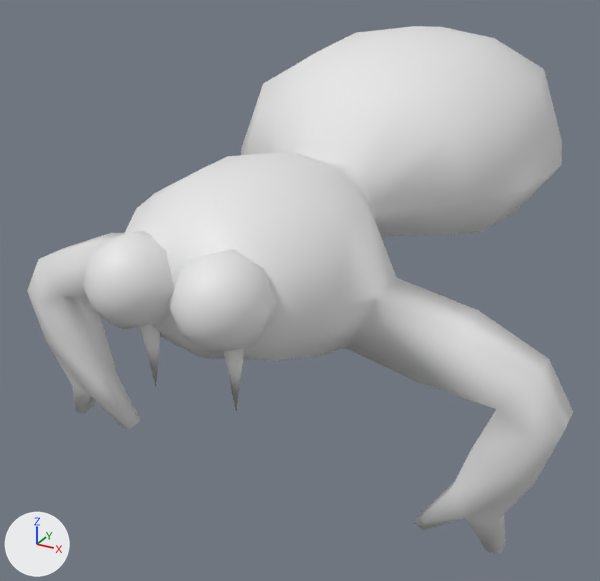
Before and after pictures for a commit that changed the FBX model Assets/Models/Spider.fbx.
Both versions are drawn from a 50 mm lens placed at (0.55, -1.149, 0.761), pointed at (-0.062, -0.037, 0.206). Arrows for +X, +Y and +Z are at lower left; the lights stay in place.

Names of what the first picture shows: 'Spider'.
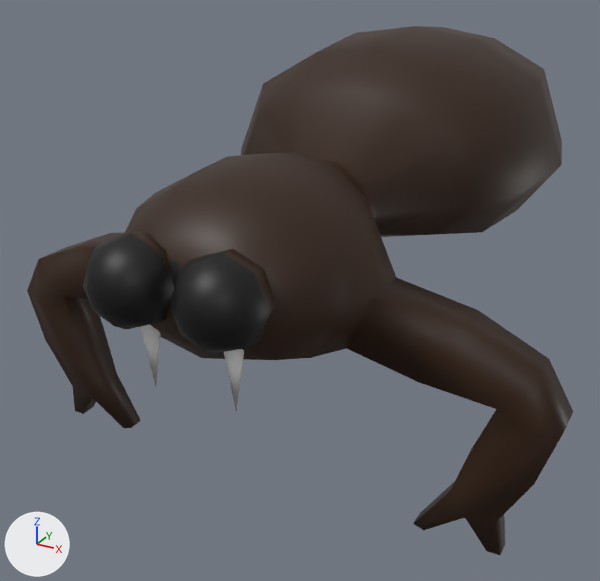
Where the newer file only moved an object's origin or applied its transform, the numbers keep the older frame.

Where the change shows, as pixel boxes (x1, y1, x2, y2) in the pictures (600 x 581 px):
```json
{"part": 1, "of": "me_sphere_002", "change": "recoloured", "before": [83, 233, 269, 354], "after": [83, 233, 269, 354], "on screen": "white to black"}
{"part": 2, "of": "me_sphere_002", "change": "recoloured", "before": [27, 26, 573, 555], "after": [27, 26, 573, 555], "on screen": "white to brown"}
```

The change, as JSON lines over the scene's bpy script:
```json
{"op": "add", "block": "mat_body", "code": ["mat_body = principled_material('Body')", "mat_body.base_color = (0.0291, 0.00838, 0.0)  # brown #301700"]}
{"op": "add", "block": "mat_teeth", "code": ["mat_teeth = principled_material('Teeth')", "mat_teeth.base_color = (0.8, 0.8, 0.8)  # white #e7e7e7"]}
{"op": "add", "block": "mat_eye", "code": ["mat_eye = principled_material('Eye')", "mat_eye.base_color = (0.0, 0.0, 0.0)  # black #000000"]}
{"block": "me_sphere_002", "where": "me_sphere_002.from_pydata(...)  # 368 vertices, 384 faces; spans x -0.423..0.423, y -0.504..0.597, z 0.009..0.602"}
{"block": "me_sphere_002", "where": "# used by ob_spider; location = (0.0, 0.0, 0.0)"}
{"block": "me_sphere_002", "change": "me_sphere_002 part 1: 69 of the faces centred in x -0.112..0.112, y -0.501..-0.414, z 0.284..0.424 switch from no material to mat_eye (black #000000)"}
{"block": "me_sphere_002", "change": "me_sphere_002 part 2: 303 of the faces centred in x -0.411..0.411, y -0.441..0.591, z 0.01..0.587 switch from no material to mat_body (brown #301700)"}
{"op": "add", "block": "me_sphere_002", "code": "me_sphere_002.materials.append(mat_teeth)  # white #e7e7e7"}
```
